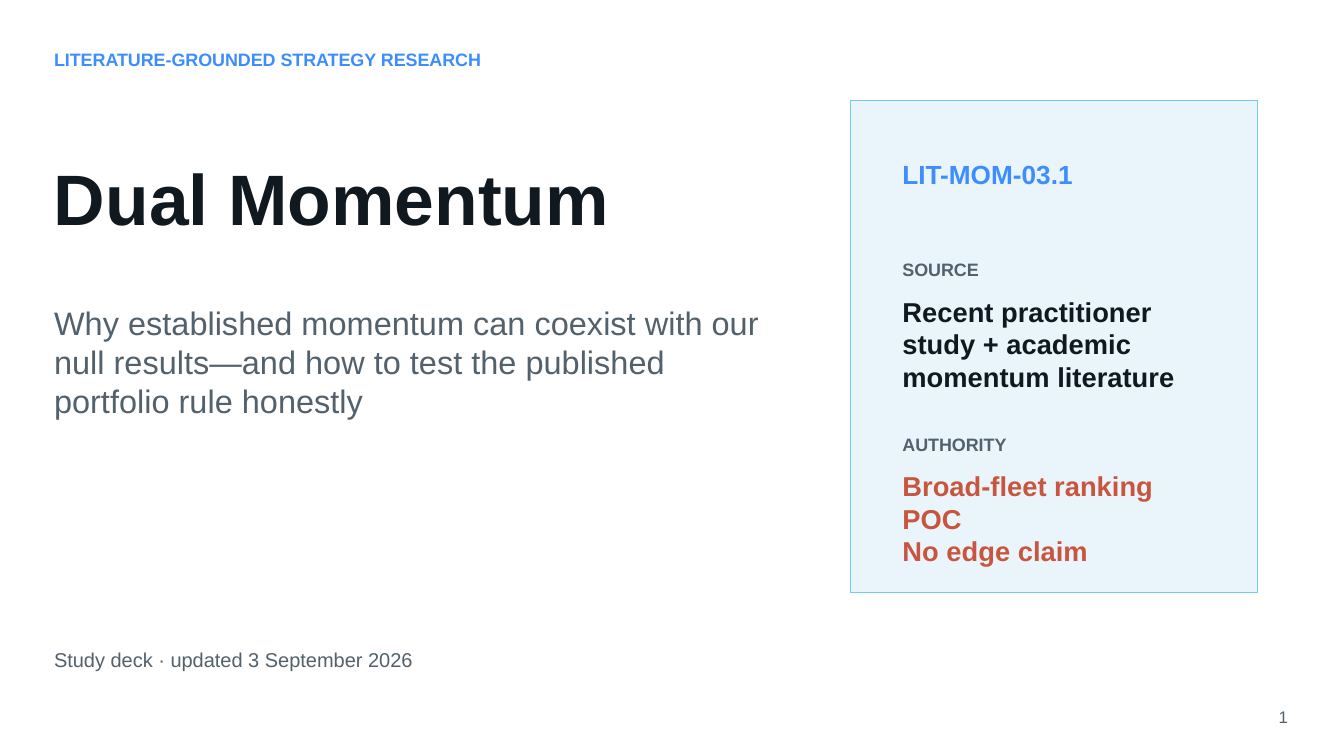
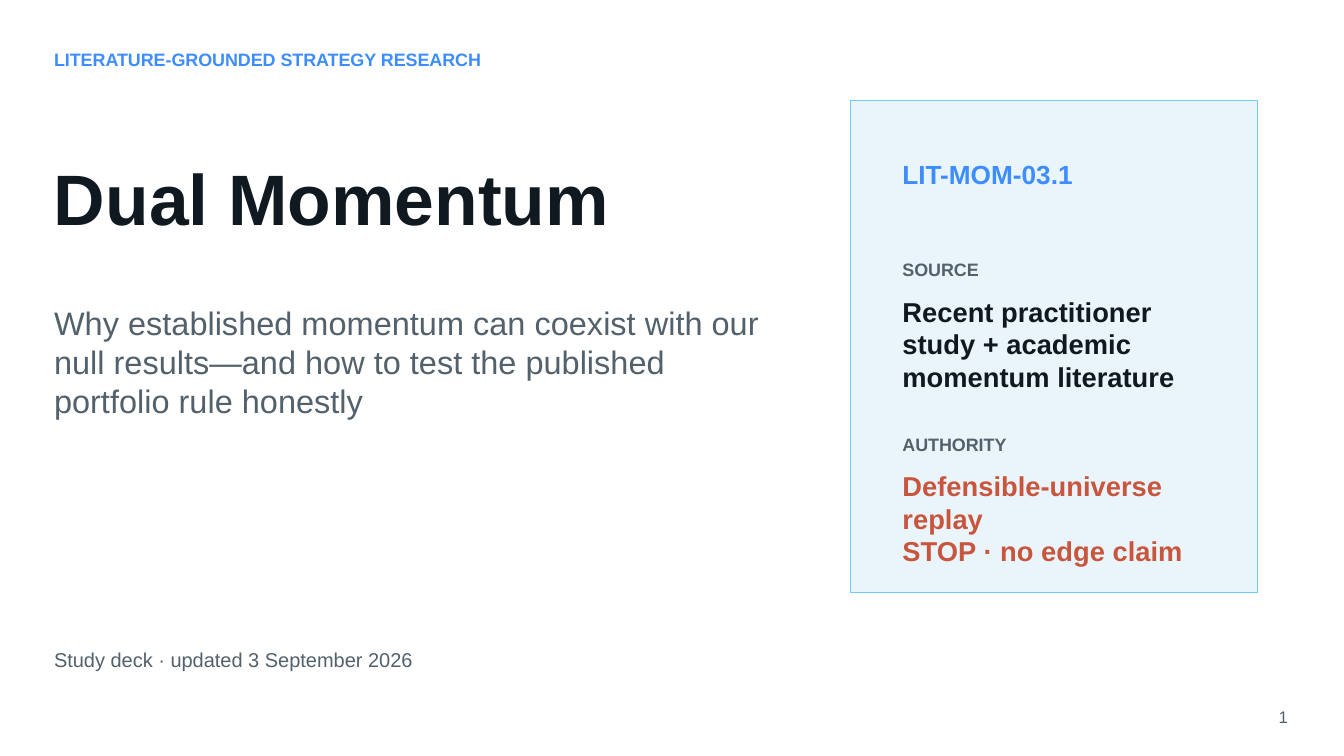
Before and after one commit to Francisc0Franc0/Time-Series-Modeling-Gen5, a slide deck: slide 1 of literature_studies/presentations/gen5_lit_mom_03_1_dual_momentum_study.pptx. Drawn at 1344x756 pixels with LibreOffice and Linux fonts; fonts in the diff are those of the drawing. Boxes give left, top, right and bottom in pixels: in the first picture for what was removed or moved away, otherwise in the second. Text is boxed around its words. In the diff, an @@ line names an element or a change of style, - is before the commit and + after.

Commit message:
Add defensible dual momentum universe replay

```diff
--- a/literature_studies/presentations/gen5_lit_mom_03_1_dual_momentum_study.pptx
+++ b/literature_studies/presentations/gen5_lit_mom_03_1_dual_momentum_study.pptx
@@ text at (x1=902, y1=476, x2=1183, y2=566): text changed @@
-Broad-fleet ranking POC
-No edge claim
+Defensible-universe replay
+STOP · no edge claim
```
Also in this commit, not shown: 7 slides added, 10 other files.
